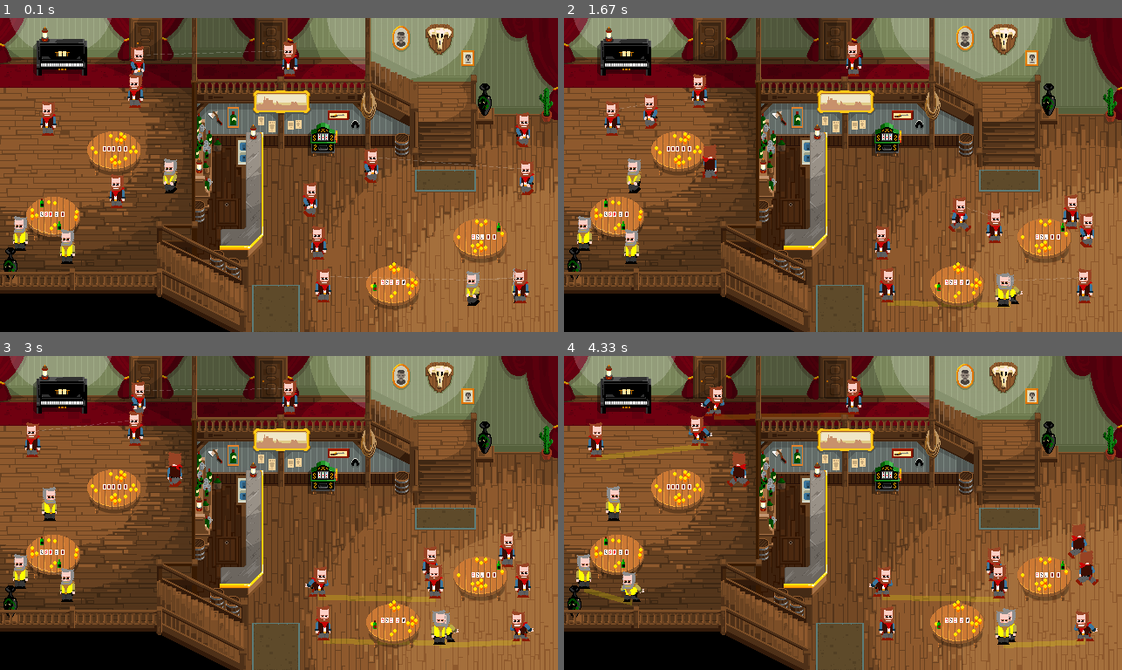
Above: before the commit, frames 1-4 (two rows, left to right).
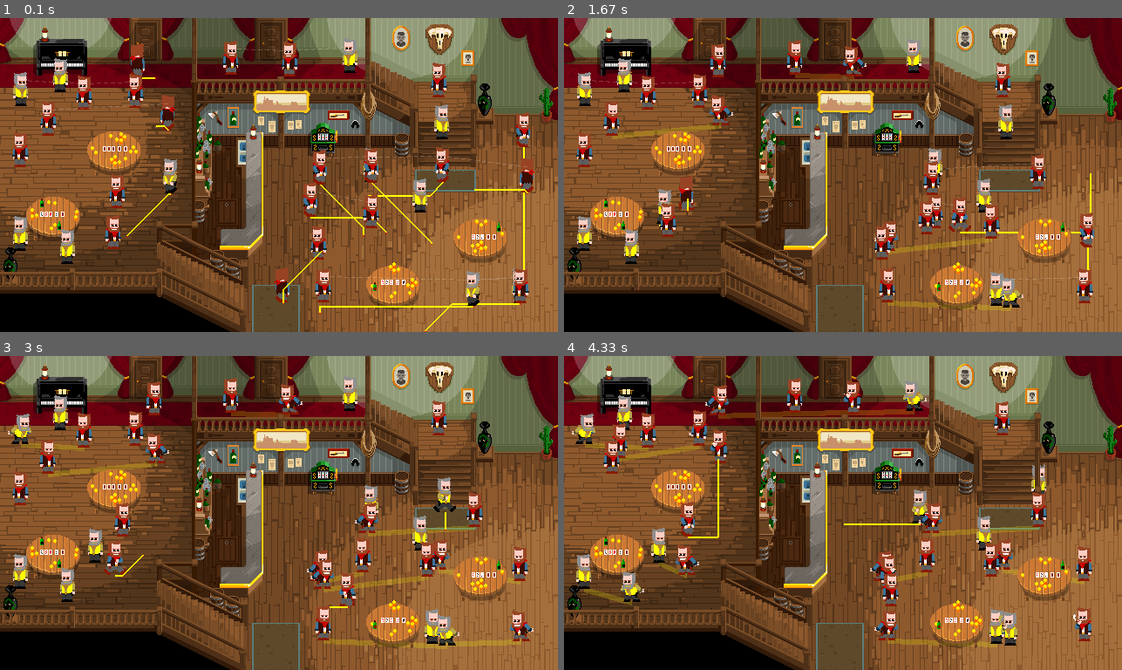
Above: after the commit, the same moments.

Repository: yboog/ragtime-rumble
Game: pygame game, started from drunkparanoia/drunkparanoia/__main__.py
The game is run twice, just before and just after one commit, with the same random seed, the same clock (stepped at 60 frames per second) and the same inputs.
Inputs:
- Up to frame 1 (0.1 s): no input
- Up to frame 2 (1.67 s): no input
- Up to frame 3 (3 s): no input
- Up to frame 4 (4.33 s): no input

The runs differ from the first frame. In frame 1, 4.7% of the frame differs, in the area x 2-96%, y 6-100%; in frame 2, 6.9%; in frame 3, 9.3%; in frame 4, 9.4%, in the area x 1-96%, y 6-94%.

Commit message:
update smith animations

Diff:
--- a/drunkparanoia/drunkparanoia/render.py
+++ b/drunkparanoia/drunkparanoia/render.py
@@ -4,7 +4,7 @@
 from drunkparanoia.io import get_image
 from drunkparanoia.config import LOOP_STATUSES
 from drunkparanoia.scene import column_to_group, get_score_data
-# from drunkparanoia.character import Character
+from drunkparanoia.character import Character
 
 
 def render_game(screen, loop):
@@ -209,18 +209,18 @@
 def render_element(screen, element):
     img = element.image
     screen.blit(get_image(img), element.render_position)
-    # if isinstance(element, Character):
-    #     # screen.blit(get_image(img), element.render_position)
-    #     if element.path:
-    #         last = None
-    #         for point in [element.coordinates.position] + element.path:
-    #             draw_rect(screen, (point[0], point[1], 2, 2))
-    #             if last:
-    #                 pygame.draw.line(screen, (255, 255, 0), last, point, 2)
-    #             last = point
+    if isinstance(element, Character):
+        # screen.blit(get_image(img), element.render_position)
+        if element.path:
+            last = None
+            for point in [element.coordinates.position] + element.path:
+                draw_rect(screen, (point[0], point[1], 2, 2))
+                if last:
+                    pygame.draw.line(screen, (255, 255, 0), last, point, 2)
+                last = point
 
     # from drunkparanoia.character import Character
-        # draw_rect(screen, element.screen_box, alpha=125)
+    #     draw_rect(screen, element.screen_box, alpha=125)
 
 
 def draw_rect(surface, box, alpha=255):
--- a/drunkparanoia/resources/animdata/smith.json
+++ b/drunkparanoia/resources/animdata/smith.json
@@ -36,10 +36,10 @@
     56
   ],
   "box": [
-    -10,
-    -8,
-    20,
-    10
+    -18,
+    -25,
+    36,
+    25
   ],
   "sheets": {
     "face": "resources/skins/smith_face.png",
@@ -181,6 +181,38 @@
     },
     "poker": {
       "durations": [
+        6,
+        6,
+        6,
+        6,
+        6,
+        6,
+        6,
+        6,
+        6,
+        6,
+        6,
+        6,
+        6,
+        6,
+        6,
+        6,
+        6,
+        6,
+        6,
+        6,
+        6,
+        6,
+        6,
+        6,
+        6,
+        6,
+        6,
+        6,
+        6,
+        6,
+        6,
+        6,
         6
       ],
       "startframe": 83
@@ -212,13 +244,13 @@
         6,
         6
       ],
-      "startframe": 84
+      "startframe": 116
     },
     "suspicious": {
       "durations": [
         6
       ],
-      "startframe": 108
+      "startframe": 140
     },
     "vomit": {
       "durations": [
@@ -242,7 +274,7 @@
         6,
         6
       ],
-      "startframe": 109
+      "startframe": 141
     },
     "walk": {
       "durations": [
@@ -255,7 +287,7 @@
         6,
         6
       ],
-      "startframe": 128
+      "startframe": 160
     }
   }
 }
--- a/drunkparanoia/resources/scenes/saloon.json
+++ b/drunkparanoia/resources/scenes/saloon.json
@@ -1,5 +1,5 @@
 {
-  "character_number": 16,
+  "character_number": 32,
   "name": "saloon",
   "startups": {
     "unassigned": [
Binary file added: drunkparanoia/resources/props/beer.png
Binary file added: drunkparanoia/resources/props/vomit.png
Binary file changed: drunkparanoia/resources/skins/smith_back.png
Binary file changed: drunkparanoia/resources/skins/smith_face.png
Not shown, removed: refs/frames/smith/back/poker/smith-idl-00.png
Not shown, added: refs/frames/smith/back/poker/smith-poker-00.png
Not shown, added: refs/frames/smith/back/poker/smith-poker-01.png
Not shown, added: refs/frames/smith/back/poker/smith-poker-02.png
Not shown, added: refs/frames/smith/back/poker/smith-poker-03.png
Not shown, added: refs/frames/smith/back/poker/smith-poker-04.png
Not shown, added: refs/frames/smith/back/poker/smith-poker-05.png
Not shown, added: refs/frames/smith/back/poker/smith-poker-06.png
(and 60 more such lines)
